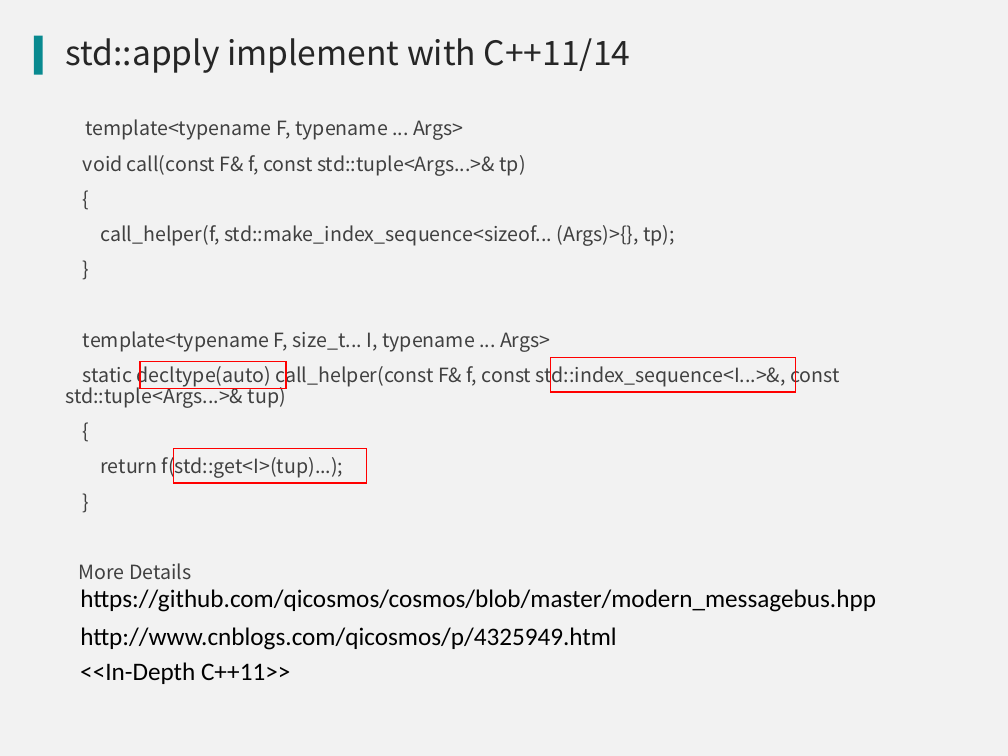
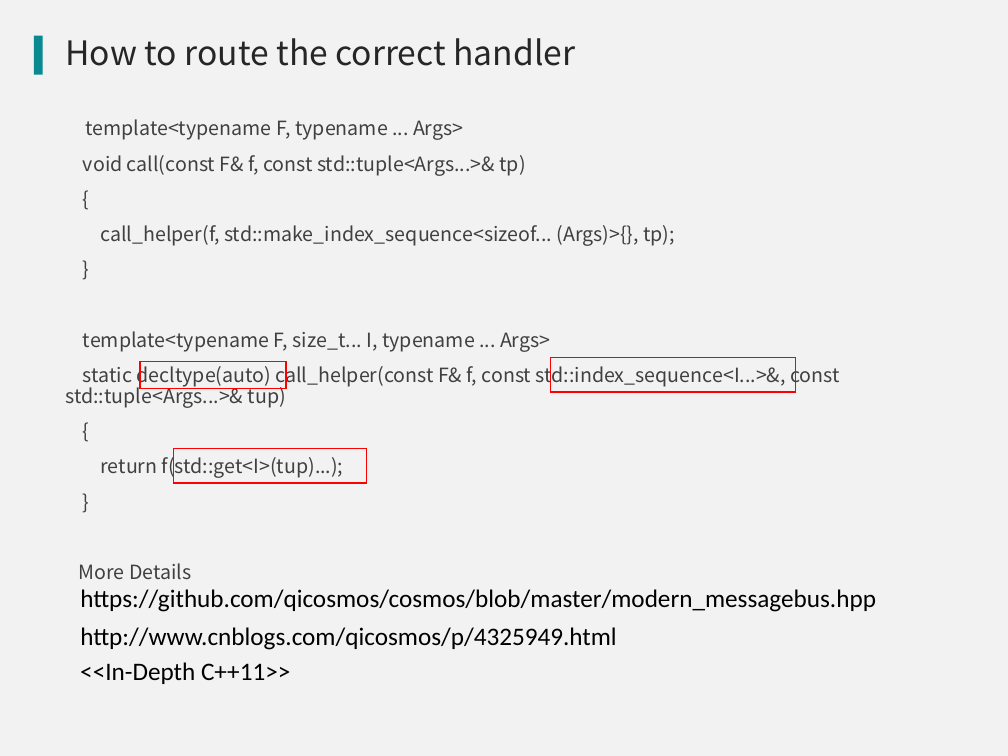
Before and after one commit to qicosmos/cppnow2017-ppt, a slide deck: slide 17 of An easy to use RPC framework implemented by c++11 and c++14.pptx (slide 16 before the commit). Drawn at 1008x756 pixels with LibreOffice and Linux fonts; fonts in the diff are those of the drawing; background and template pictures are left out. Boxes give left, top, right and bottom in pixels: in the first picture for what was removed or moved away, otherwise in the second. Text is boxed around its words. In the diff, an @@ line names an element or a change of style, - is before the commit and + after.

```diff
--- a/An easy to use RPC framework implemented by c++11 and c++14.pptx
+++ b/An easy to use RPC framework implemented by c++11 and c++14.pptx
@@ title at box(65, 38, 576, 66): text changed @@
-std::apply implement with C++11/14
+How to route the correct handler
```
Also in this commit, not shown: 3 other slides changed, 1 slide added, 2 other files.
